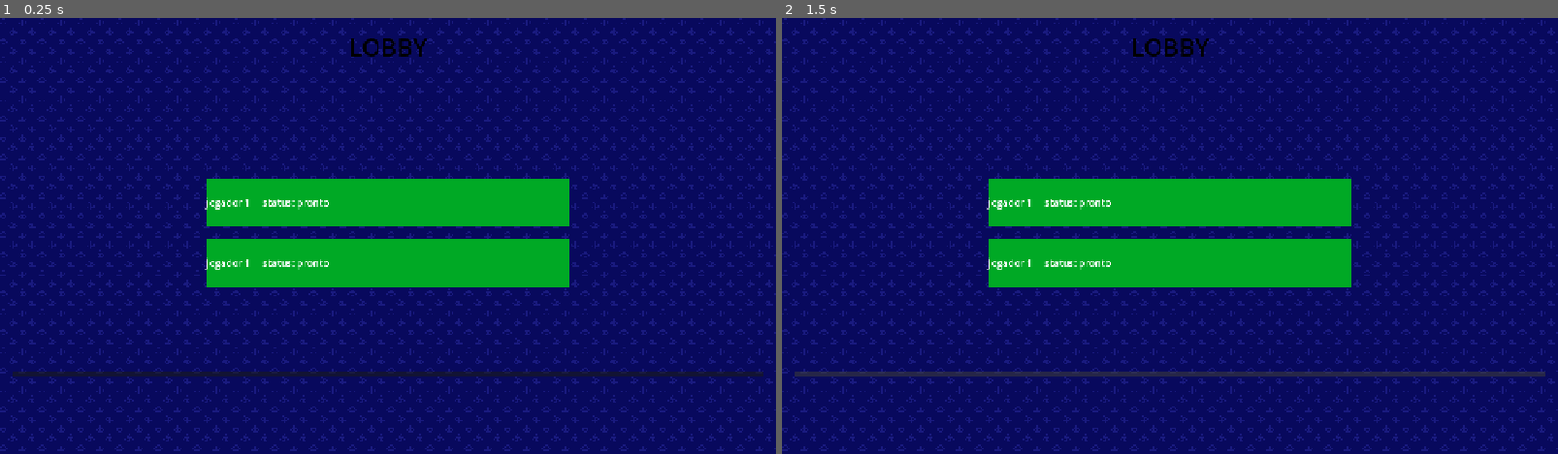
Above: before the commit, frames 1-2 (left to right).
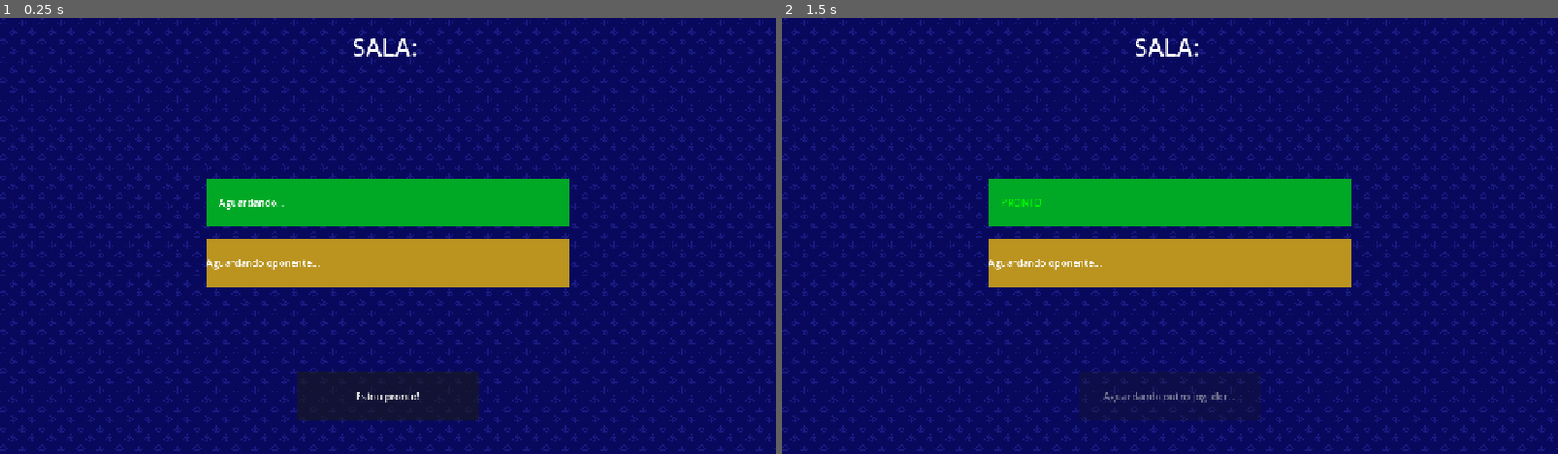
Above: after the commit, the same moments.

Repository: batalha-naval-eng-soft-III/batalha-naval-godot
Game: Godot game, scene res://Scenes/lobby.tscn
Same seed, same stepped clock (60 frames per second), same inputs: the game is played once before the commit and once after it. This scene is started directly instead of the project's main scene.
Inputs (mouse positions are in pixels of both pictures, inside the frame that each line leads up to; where the layout moved, square brackets give the same spot in the first picture):
- Up to frame 1 (0.25 s): no input
- Up to frame 2 (1.5 s): click (1170, 397) [1170, 375] at 0.5 s; click (1170, 375) at 1.27 s

The runs differ from the first frame. In frame 1, 8.8% of the frame differs, in the area x 1-99%, y 4-93%; in frame 2, 7.0%.

Commit message:
feat: scripts da tela de lobby

Diff:
--- a/Scenes/lobby.tscn
+++ b/Scenes/lobby.tscn
@@ -1,9 +1,13 @@
 [gd_scene format=3 uid="uid://dbttuvhysdmrw"]
 
 [ext_resource type="Texture2D" uid="uid://dgrqtfieivvq3" path="res://Sprites/background.png" id="1_nvaej"]
+[ext_resource type="Script" uid="uid://dv5bgqmo6wrsq" path="res://Scripts/lobby.gd" id="1_y0s6v"]
 
 [sub_resource type="StyleBoxFlat" id="StyleBoxFlat_y0s6v"]
 bg_color = Color(0, 0.6627451, 0.14509805, 1)
+
+[sub_resource type="StyleBoxFlat" id="StyleBoxFlat_nvaej"]
+bg_color = Color(0.7307073, 0.57899404, 0.12244541, 1)
 
 [node name="Lobby" type="Control" unique_id=1012324857]
 layout_mode = 3
@@ -12,6 +16,7 @@
 anchor_bottom = 1.0
 grow_horizontal = 2
 grow_vertical = 2
+script = ExtResource("1_y0s6v")
 
 [node name="TextureRect" type="TextureRect" parent="." unique_id=1556380903]
 layout_mode = 0
@@ -40,7 +45,7 @@
 
 [node name="sala" type="Label" parent="MarginContainer/VBoxContainer" unique_id=522279625]
 layout_mode = 2
-theme_override_colors/font_color = Color(0, 0, 0, 1)
+theme_override_colors/font_color = Color(1, 1, 1, 1)
 theme_override_font_sizes/font_size = 40
 text = "LOBBY"
 horizontal_alignment = 1
@@ -72,7 +77,7 @@
 custom_minimum_size = Vector2(600, 80)
 layout_mode = 2
 size_flags_horizontal = 4
-theme_override_styles/panel = SubResource("StyleBoxFlat_y0s6v")
+theme_override_styles/panel = SubResource("StyleBoxFlat_nvaej")
 
 [node name="contP2" type="HBoxContainer" parent="MarginContainer/VBoxContainer/panelP2" unique_id=566331222]
 layout_mode = 2
@@ -80,7 +85,7 @@
 
 [node name="p2Name" type="Label" parent="MarginContainer/VBoxContainer/panelP2/contP2" unique_id=1422241199]
 layout_mode = 2
-text = "jogador 1"
+text = "jogador 2"
 
 [node name="p2Status" type="Label" parent="MarginContainer/VBoxContainer/panelP2/contP2" unique_id=349308748]
 layout_direction = 3
@@ -92,4 +97,8 @@
 layout_mode = 2
 
 [node name="Button" type="Button" parent="MarginContainer/VBoxContainer" unique_id=94883762]
+custom_minimum_size = Vector2(300, 80)
 layout_mode = 2
+size_flags_horizontal = 4
+size_flags_vertical = 4
+text = "Estou pronto!"
--- a/Scripts/firebase_manager.gd
+++ b/Scripts/firebase_manager.gd
@@ -1,4 +1,6 @@
 extends Node
+
+signal room_updated(data)
 
 var base_url = "https://battleship-multiplayer-cc51c-default-rtdb.firebaseio.com/"
 
@@ -170,6 +172,7 @@
 
 	# DEBUG
 	print("ROOM UPDATE RECEIVED")
+	emit_signal("room_updated", data)
 
 
 func try_join_room(room_id: String, player_id: String, password: String):
--- /dev/null
+++ b/Scripts/lobby.gd
@@ -0,0 +1,60 @@
+extends Control
+
+# Mapeamento exato dos nós da sua cena
+@onready var label_sala = $MarginContainer/VBoxContainer/sala
+@onready var p1_name = $MarginContainer/VBoxContainer/panelHost/contHost/hostName
+@onready var p1_status = $MarginContainer/VBoxContainer/panelHost/contHost/hostStatus
+@onready var p2_name = $MarginContainer/VBoxContainer/panelP2/contP2/p2Name
+@onready var p2_status = $MarginContainer/VBoxContainer/panelP2/contP2/p2Status
+@onready var btn_pronto = $MarginContainer/VBoxContainer/Button
+
+func _ready() -> void:
+	# 1. Configuração inicial (Limpando os textos provisórios do editor)
+	label_sala.text = "SALA: " + Firebase.current_room
+	p1_name.text = Session.user_id
+	p1_status.text = "Aguardando..."
+	p2_name.text = "Aguardando oponente..."
+	p2_status.text = ""
+
+	# 2. Conectar o clique do botão
+	btn_pronto.pressed.connect(_on_btn_pronto_pressed)
+
+	# 3. Conectar o sinal do Firebase
+	Firebase.room_updated.connect(_on_room_updated)
+
+	# 4. Iniciar a escuta do banco de dados
+	Firebase.start_listening(Firebase.current_room, Session.user_id)
+
+func _on_btn_pronto_pressed() -> void:
+	btn_pronto.disabled = true
+	btn_pronto.text = "Aguardando outro jogador..."
+
+	# Atualiza o status visualmente para o jogador local
+	p1_status.text = "PRONTO"
+	p1_status.modulate = Color(0, 1, 0) # Fica verde
+
+	# Envia a informação para o banco
+	Firebase.set_ready(Firebase.current_room, Session.user_id)
+
+func _on_room_updated(data: Dictionary) -> void:
+	# Aqui preparamos a lógica de atualizar a tela quando o Firebase responder
+	if data.has("players"):
+		var players = data["players"].keys()
+
+		# Se tiver mais de um jogador na sala, preenchemos o Painel 2
+		if players.size() > 1:
+			for player_id in players:
+				if player_id != Session.user_id:
+					p2_name.text = player_id
+					p2_status.text = "Conectado"
+
+	# Atualiza o status de "Pronto" do oponente
+	if data.has("ready"):
+		var ready_players = data["ready"]
+		if ready_players.has(p2_name.text) and ready_players[p2_name.text] == true:
+			p2_status.text = "PRONTO"
+			p2_status.modulate = Color(0, 1, 0)
+
+	# Se a sala mudar para estado de combate, inicia o jogo
+	if data.has("state") and data["state"] == "combat":
+		get_tree().change_scene_to_file("res://Scenes/game.tscn")
--- a/project.godot
+++ b/project.godot
@@ -18,6 +18,7 @@
 [autoload]
 
 Session="*uid://db3ouba8d7vsm"
+Firebase="*uid://df28dkg6sew3s"
 
 [display]
 
Not shown, added: Scripts/lobby.gd.uid
